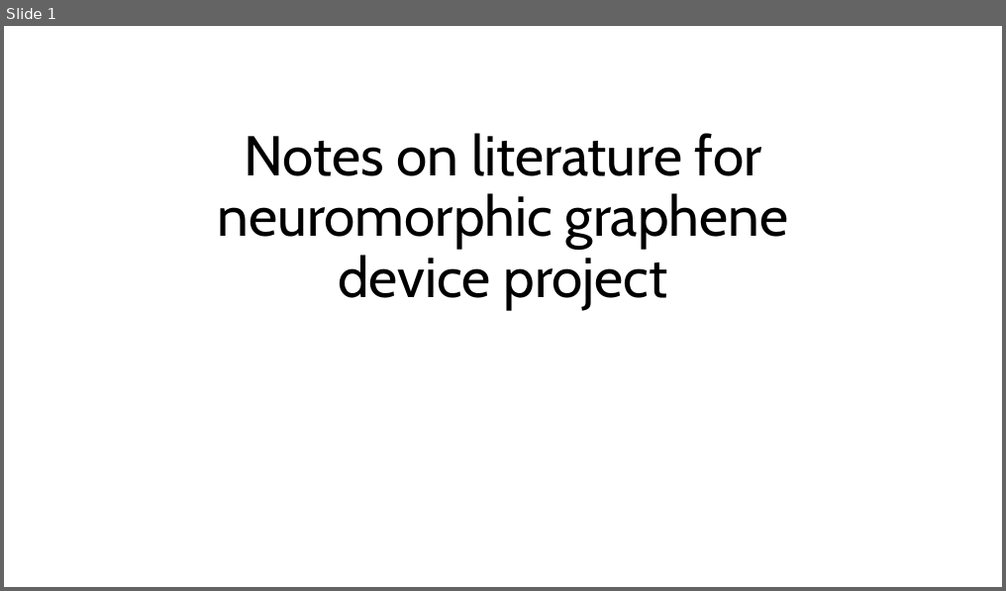
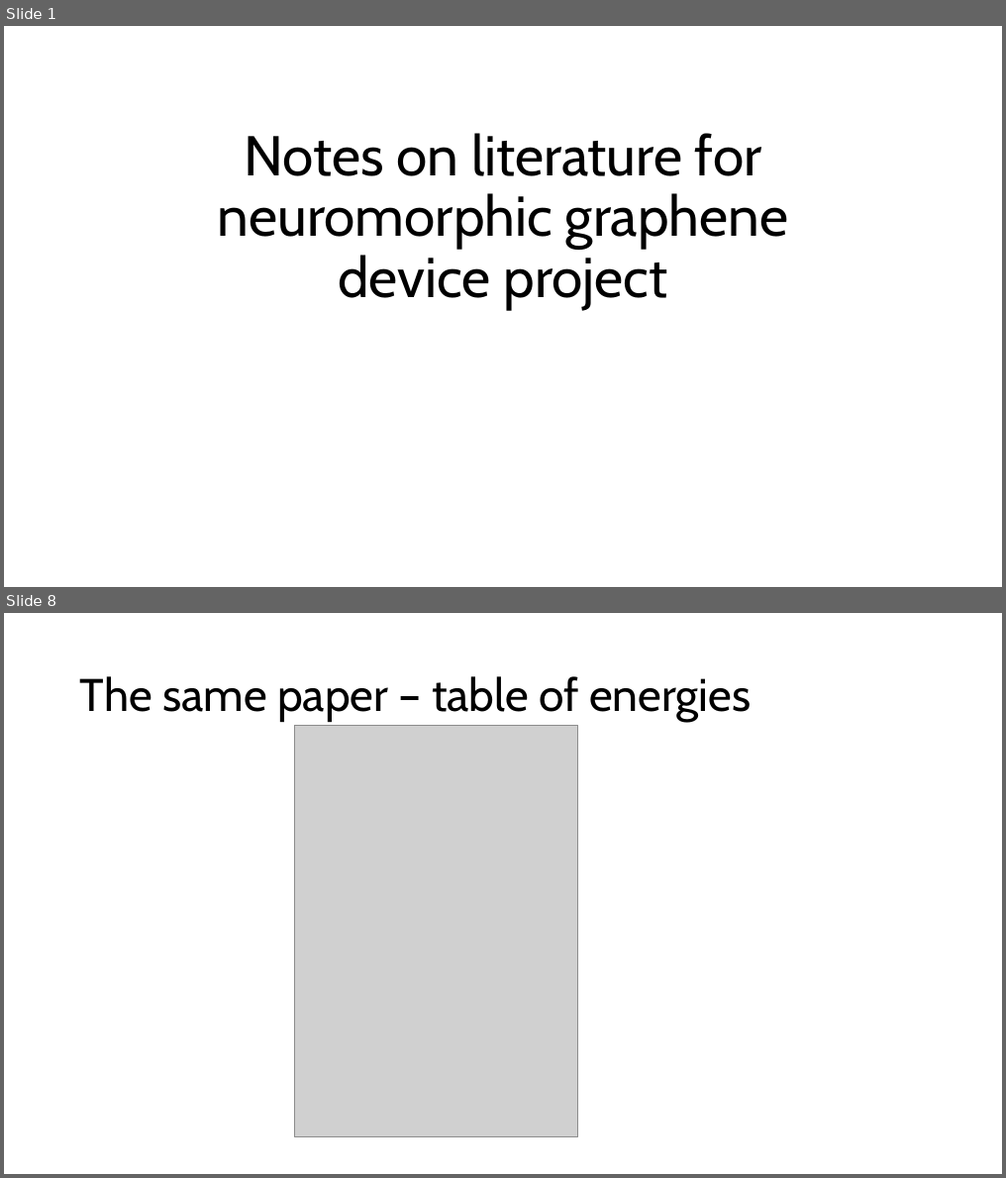
Before and after one commit to OlesMatsyshyn/Quantum-Material-Enhanced-Learning, a slide deck: literature/Literature_notes_review.pptx. Shown one above the other, each under a label of ours: slide 1 before the commit, slides 1 and 8 after it; the slides between them are not shown. The pictures are 1006x591 and 1006x1178 pixels, drawn with LibreOffice and Linux fonts; fonts in the diff are those of the drawing; grey boxes stand for pictures. Boxes give left, top, right and bottom in pixels: in the first picture for what was removed or moved away, otherwise in the second. Text is boxed around its words. In the diff, an @@ line names an element or a change of style, - is before the commit and + after.

```diff
--- a/literature/Literature_notes_review.pptx
+++ b/literature/Literature_notes_review.pptx
@@ slide 8 added at (x1=4, y1=613, x2=1002, y2=1174), background #FFFFFF @@
@@ title added at (x1=80, y1=676, x2=750, y2=722), 44 pt, text #000000 @@
+The same paper – table of energies
@@ picture added at (x1=294, y1=725, x2=577, y2=1137) @@
```
Also in this commit, not shown: 9 other slides added, 10 other files.
